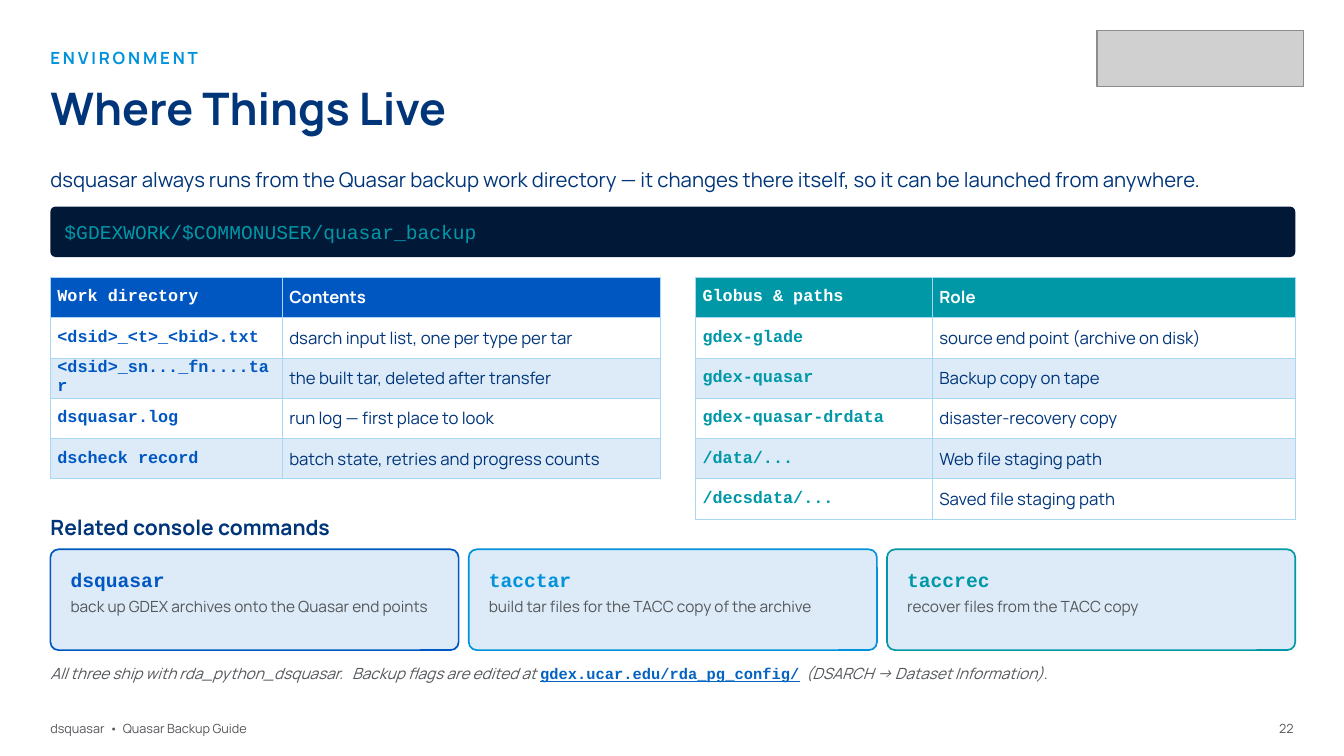
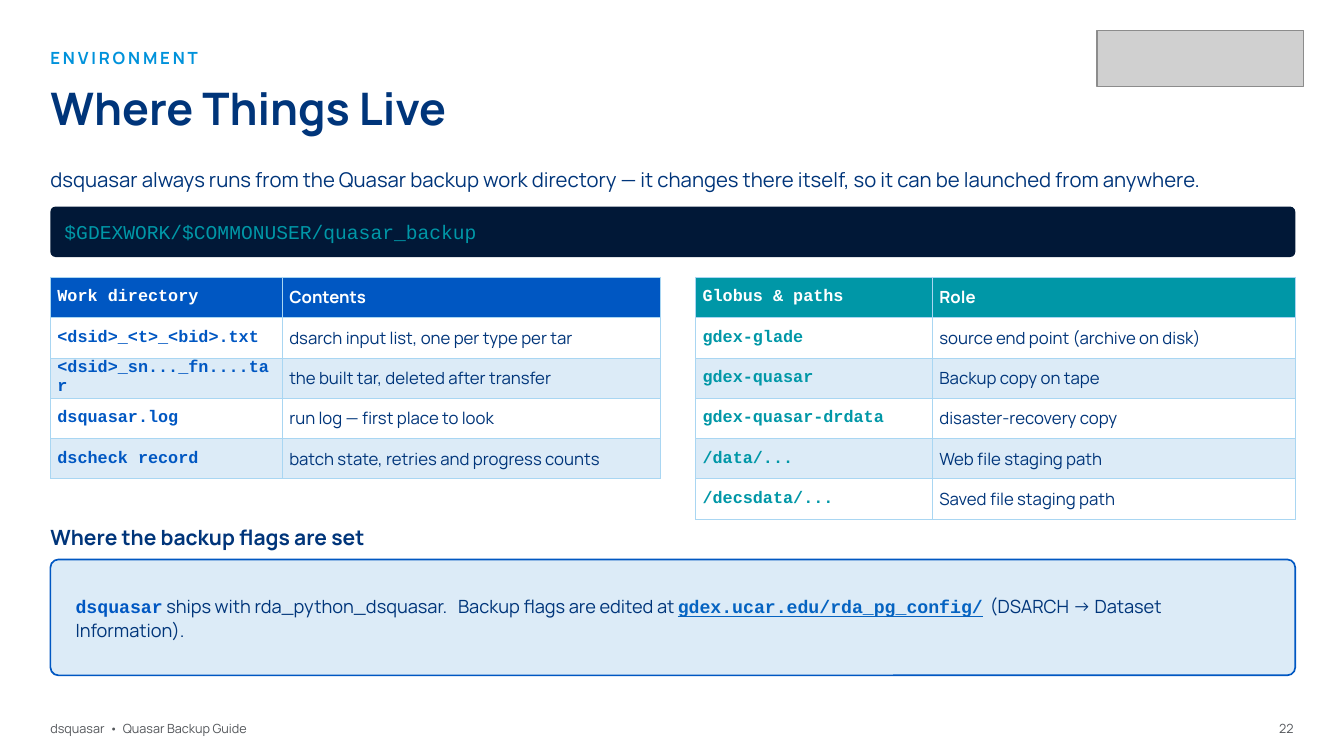
Before and after one commit to NCAR/rda-python-dsquasar, a slide deck: slide 23 of docs/slides/dsquasar_guide.pptx. Drawn at 1344x756 pixels with LibreOffice and Linux fonts; fonts in the diff are those of the drawing; grey boxes stand for pictures. Boxes give left, top, right and bottom in pixels: in the first picture for what was removed or moved away, otherwise in the second. Text is boxed around its words. In the diff, an @@ line names an element or a change of style, - is before the commit and + after.

Commit message:
bump version to 3.0.7; fix -B/-D semantics in usage doc and guide deck
-B and -D are selection filters, not copy-count overrides. They only
narrow which datasets/bfile records a run processes (validflags in
get_dataset_files, "AND type = ..." in gather_dataset_infiles/tarfiles).
The number of copies is decided in transfer_quasar_tarfiles from the
record's own stored flag, so -B does not reduce a 'D' dataset to one
copy, it skips 'D' datasets entirely. The default (neither given) backs
up according to the dataset.backflag/dsgroup.backflag values.

dsquasar.usg: rewrite the -B/-D BACKUP SCOPE entries accordingly.

Guide deck (gen_dsquasar.js, regenerated dsquasar_guide.pptx):
- correct the same wrong claim on the backup-flags slide ("Per-run
  filter" instead of "Per-run override") and on the option-reference
  slide (table rows + caption)
- reformat the "Driven entirely by GDEXDB flags" block into an
  accent-bar + underlined header + bulleted list
- remove all tacctar/taccrec entries (install caption, "Related console
  commands" cards, "The TACC utilities" section)

```diff
--- a/docs/slides/dsquasar_guide.pptx
+++ b/docs/slides/dsquasar_guide.pptx
@@ text at (x1=50, y1=529, x2=364, y2=551): text changed @@
-Related console commands
+Where the backup flags are set
@@ rounded rectangle resized from (x1=50, y1=549, x2=459, y2=650) to (x1=50, y1=560, x2=1296, y2=676) @@
@@ rounded rectangle at (x1=50, y1=560, x2=1296, y2=676): proportions changed @@
@@ rounded rectangle removed at (x1=469, y1=549, x2=877, y2=650) @@
@@ rounded rectangle removed at (x1=887, y1=549, x2=1296, y2=650) @@
@@ text removed at (x1=71, y1=574, x2=165, y2=591) @@
-dsquasar
@@ text at (x1=76, y1=597, x2=1162, y2=640): text changed; size 11 to 13 pt; text colour #53565A to #00357A; italic off @@
-All three ship with rda_python_dsquasar. Backup flags are edited at gdex.ucar.edu/rda_pg_config/ (DSARCH → Dataset Information).
+dsquasar ships with rda_python_dsquasar. Backup flags are edited at gdex.ucar.edu/rda_pg_config/ (DSARCH → Dataset Information).
@@ text removed at (x1=489, y1=574, x2=571, y2=587) @@
-tacctar
@@ text removed at (x1=907, y1=574, x2=989, y2=587) @@
-taccrec
@@ text removed at (x1=71, y1=600, x2=428, y2=616) @@
-back up GDEX archives onto the Quasar end points
@@ text removed at (x1=489, y1=600, x2=812, y2=616) @@
-build tar files for the TACC copy of the archive
@@ text removed at (x1=907, y1=600, x2=1138, y2=616) @@
-recover files from the TACC copy
```
Also in this commit, not shown: 5 other slides changed, 3 other files.
